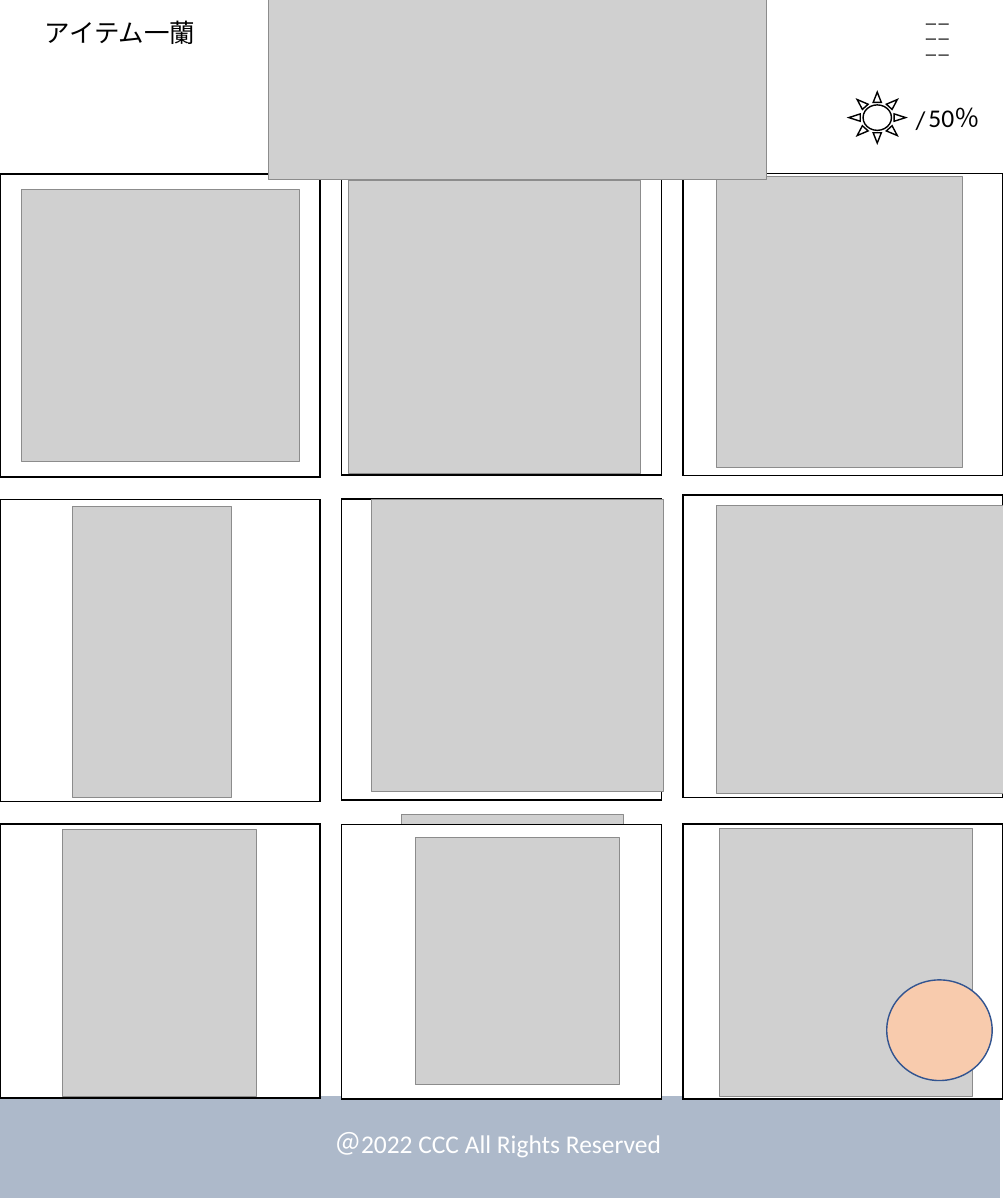
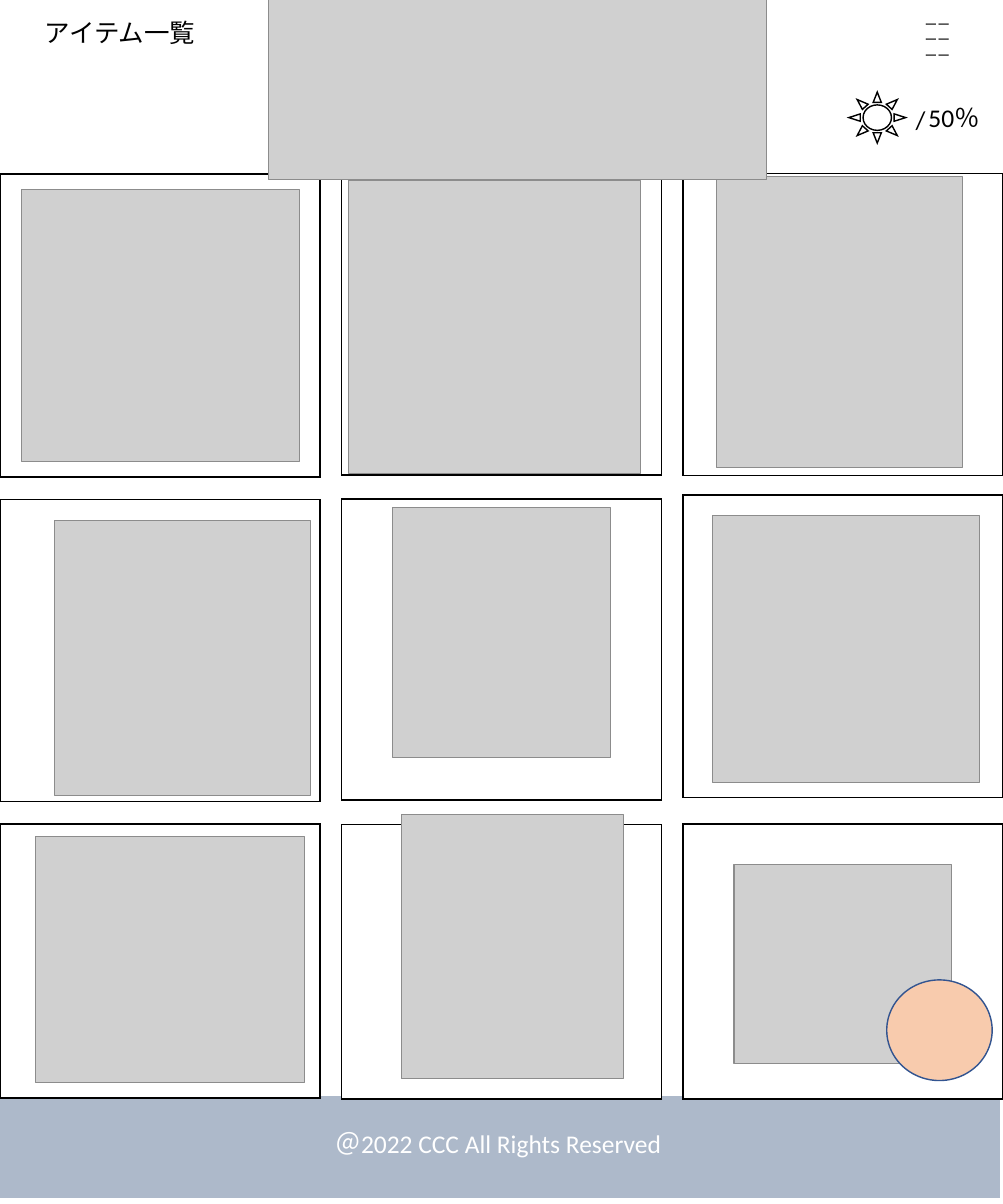
Before and after one commit to dojo2022/E-4, a slide deck: slide 7 of doc/デザイン.pptx. Drawn at 1003x1204 pixels with LibreOffice and Linux fonts; fonts in the diff are those of the drawing; grey boxes stand for pictures. Boxes give left, top, right and bottom in pixels: in the first picture for what was removed or moved away, otherwise in the second. Text is boxed around its words. In the diff, an @@ line names an element or a change of style, - is before the commit and + after.

```diff
--- a/doc/デザイン.pptx
+++ b/doc/デザイン.pptx
@@ text at (45, 20, 195, 44): text changed @@
-アイテム一蘭
+アイテム一覧
@@ picture: place and size @@
-picture at (371, 499, 664, 792)
+picture at (392, 507, 611, 756)
@@ picture: place and size @@
-picture at (72, 507, 231, 797)
+picture at (54, 521, 311, 795)
@@ picture: place and size @@
-picture at (717, 506, 1003, 793)
+picture at (712, 516, 980, 783)
@@ picture: place and size @@
-picture at (63, 830, 257, 1097)
+picture at (36, 836, 305, 1083)
@@ picture removed at (415, 837, 619, 1085) @@
@@ picture: place and size @@
-picture at (720, 828, 972, 1096)
+picture at (734, 864, 952, 1063)
```
Also in this commit, not shown: 6 other slides changed.
